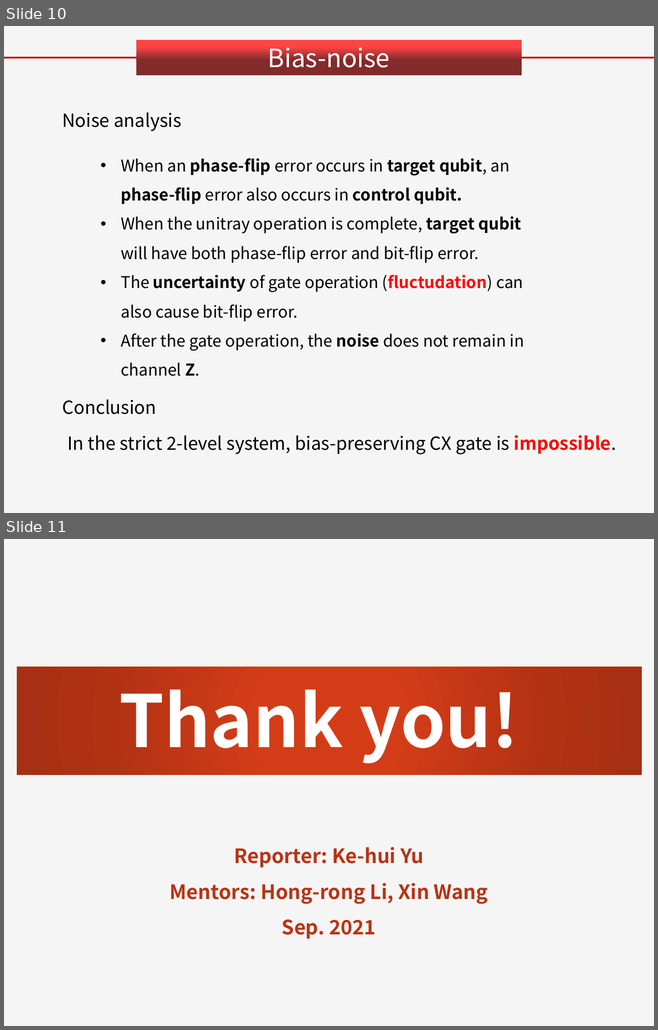
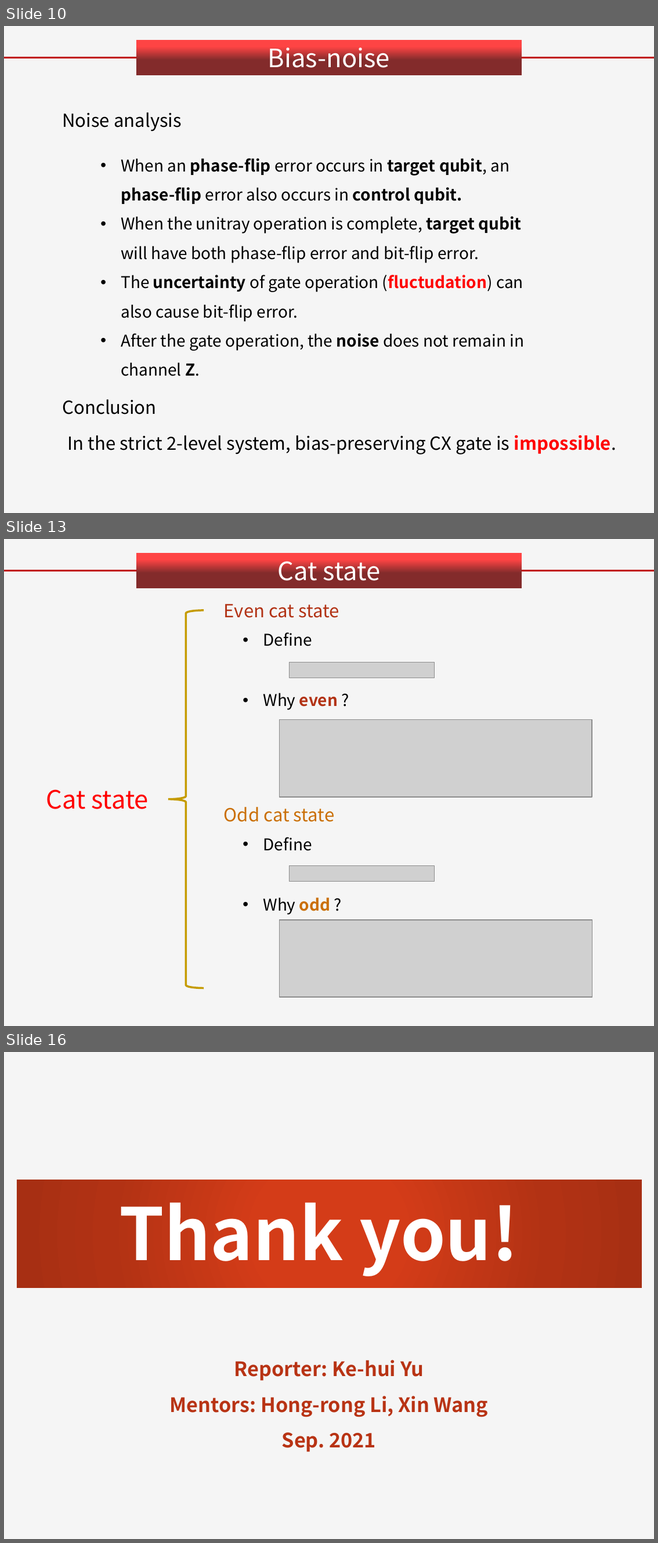
Before and after one commit to mantianxing-tiga/git-demo, a slide deck: cat qubit/Group Meeting/Report_Cat qubit.pptx. Shown one above the other, each under a label of ours: slides 10 and 11 before the commit, slides 10, 13 and 16 after it; the slides between them are not shown. The pictures are 658x1030 and 658x1543 pixels, drawn with LibreOffice and Linux fonts; fonts in the diff are those of the drawing; grey boxes stand for pictures; background and template pictures are left out. Boxes give left, top, right and bottom in pixels: in the first picture for what was removed or moved away, otherwise in the second. Text is boxed around its words. In the diff, an @@ line names an element or a change of style, - is before the commit and + after.

```diff
--- a/cat qubit/Group Meeting/Report_Cat qubit.pptx
+++ b/cat qubit/Group Meeting/Report_Cat qubit.pptx
@@ slide 13 added at box(4, 539, 654, 1026), background #F5F5F5 @@
@@ rectangle added at box(136, 553, 521, 588), fill gradient #FE4444 to #832B2B, 28 pt, text #FFFFFF @@
+Cat state
@@ line added from (4, 571) to (136, 571), #C00000 2 pt @@
@@ line added from (522, 571) to (654, 571), #C00000 2 pt @@
@@ text added at box(224, 604, 340, 618), 20 pt, text #B23214 @@
+Even cat state
@@ left brace added at box(168, 610, 204, 988), outline #C59B00 2.25 pt @@
@@ text added at box(263, 632, 311, 646), 18 pt, text #000000 @@
+• Define
@@ picture added at box(289, 662, 434, 678) @@
@@ text added at box(263, 693, 338, 710), 18 pt, text #000000 @@
+• Why even ?
@@ picture added at box(280, 719, 592, 797) @@
@@ text added at box(46, 790, 148, 809), 28 pt, text #FF0000 @@
+Cat state
@@ text added at box(224, 807, 335, 822), 20 pt, text #CA6F06 @@
+Odd cat state
@@ text added at box(263, 837, 311, 851), 18 pt, text #000000 @@
+• Define
@@ picture added at box(289, 866, 434, 881) @@
@@ text added at box(263, 897, 331, 915), 18 pt, text #000000 @@
+• Why odd ?
@@ picture added at box(280, 920, 592, 998) @@
@@ what was slide 11 is now slide 16 @@
```
Also in this commit, not shown: 1 slide changed, 4 other slides added, 19 other files.
